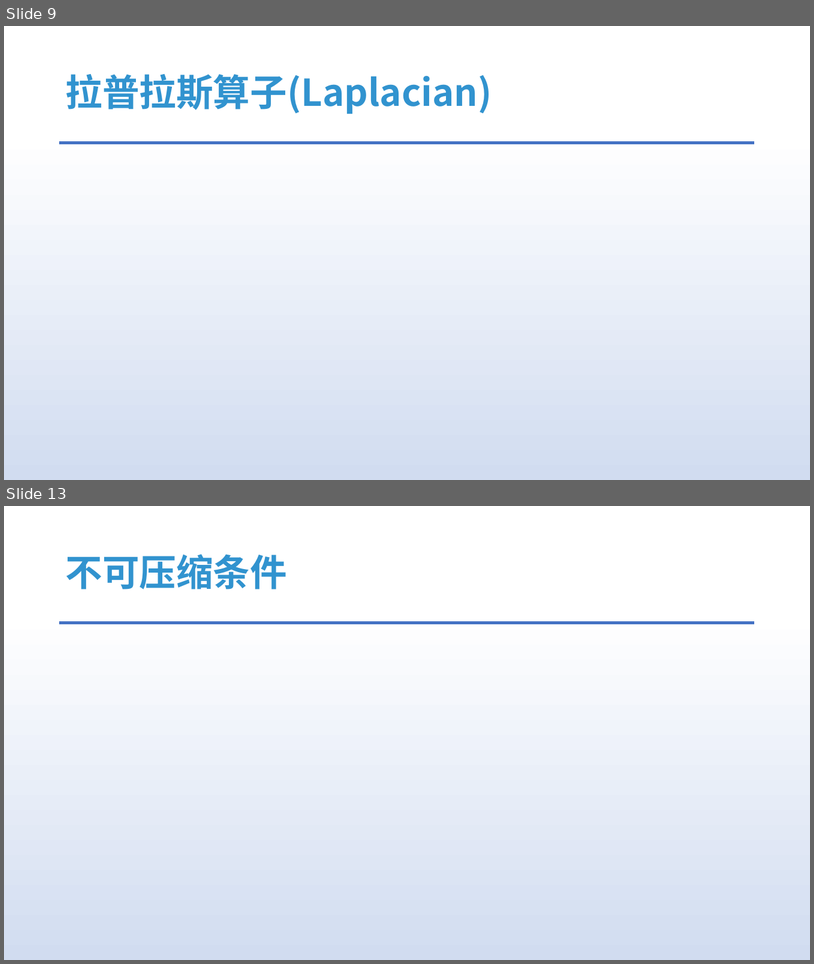
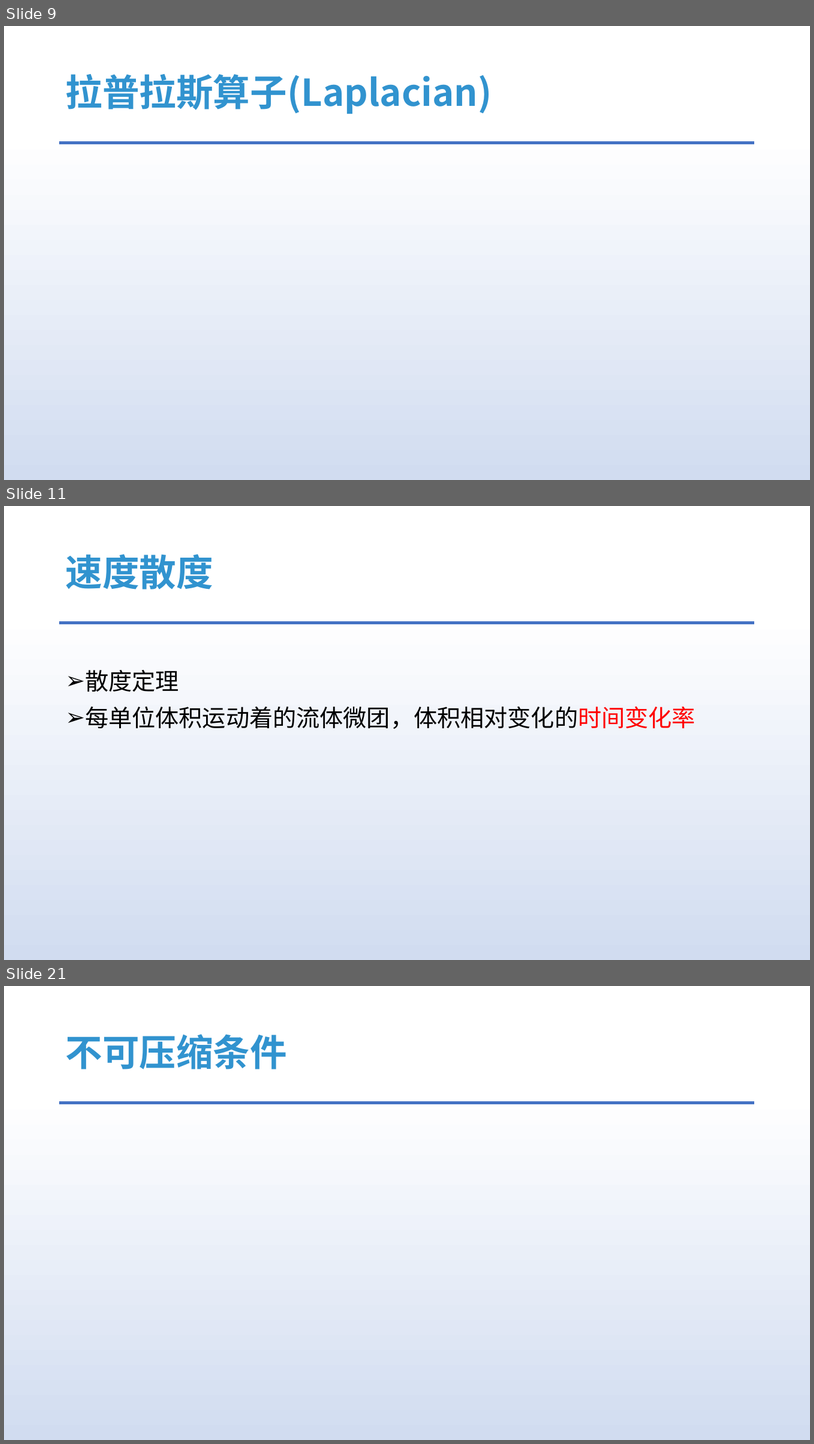
Before and after one commit to answerear/UnityFluid, a slide deck: doc/流体模拟入门分享.pptx. Shown one above the other, each under a label of ours: slides 9 and 13 before the commit, slides 9, 11 and 21 after it; the slides between them are not shown. The pictures are 814x964 and 814x1444 pixels, drawn with LibreOffice and Linux fonts; fonts in the diff are those of the drawing; grey boxes stand for pictures. Boxes give left, top, right and bottom in pixels: in the first picture for what was removed or moved away, otherwise in the second. Text is boxed around its words. In the diff, an @@ line names an element or a change of style, - is before the commit and + after.

```diff
--- a/doc/流体模拟入门分享.pptx
+++ b/doc/流体模拟入门分享.pptx
@@ slide 11 added at (4, 506, 810, 960), background gradient #FFFFFF to #D1DCF0 to #DAE3F3 to #ABC0E4 to #BECEEA to #C7D5ED; not listed: 1 template element that a slide beside it also shows @@
@@ title added at (65, 554, 213, 589), 44 pt, text #3193CF, bold @@
+速度散度
@@ text added at (85, 670, 696, 729), 28 pt, text #000000 @@
+➢ 散度定理
+➢ 每单位体积运动着的流体微团，体积相对变化的时间变化率
@@ what was slide 13 is now slide 21 @@
```
Also in this commit, not shown: 3 slides changed, 9 other slides added, 1 slide removed.
